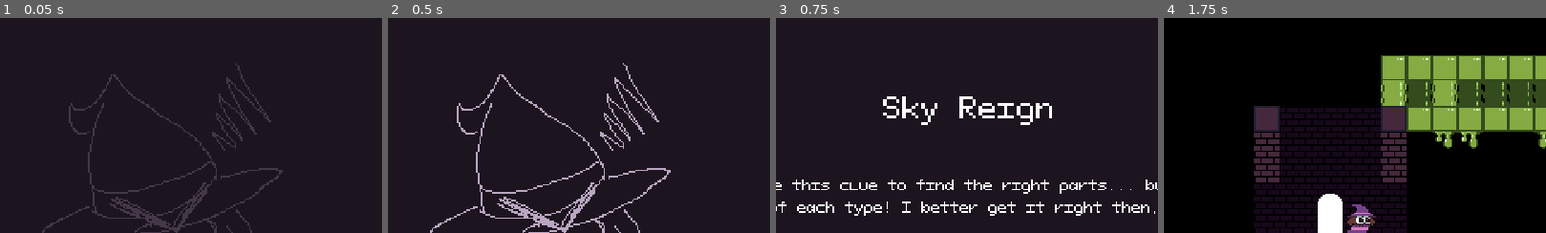
Above: before the commit, frames 1-4 (left to right).
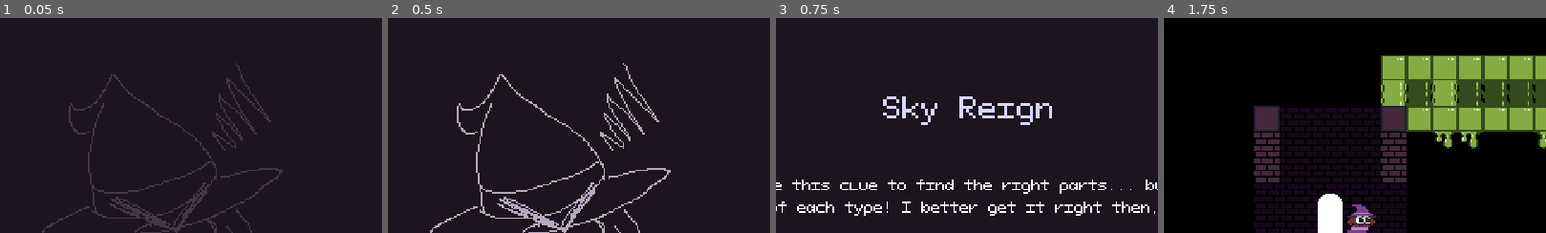
Above: after the commit, the same moments.

Repository: vitimesthree/LD55
Game: Godot game, scene res://screens/opening.tscn
Two runs of this game, one before a commit and one after it. Both use one fixed random seed, a clock stepped at 60 frames per second and the inputs below.
Inputs:
- Up to frame 1 (0.05 s): no input
- Up to frame 2 (0.5 s): no input
- Up to frame 3 (0.75 s): tap Enter at 0.5 s; hold Right (move_right) from 0.53 s (still down); hold Z (jump) from 0.53 s (still down)
- Up to frame 4 (1.75 s): keep holding Right (move_right); tap Space at 1.25 s; release Z (jump) at 1.28 s; tap X (broom) at 1.35 s; tap Z (jump) at 1.52, 1.55 s
The pictures show only the part of the screen within x 25-75%, y 0-50%; the shares and areas given below are measured in that part.

Frames 1-2 are identical in both runs. In frame 3, 1.4% of the frame differs, in the area x 28-73%, y 36-50%; in frame 4, nothing differs.

Commit message:
color tint to clue prompt

Diff:
--- a/global.gd
+++ b/global.gd
@@ -4,6 +4,7 @@
 var clue : String = ''
 var required_demon: String = ''
 var score : int = 0
+var demon_hex = "ffffff"
 
 # Parts stored as mini-arrays [0,1]
 # 0 is the part type (head, body, etc)
--- a/screens/score.gd
+++ b/screens/score.gd
@@ -6,6 +6,7 @@
 # Called when the node enters the scene tree for the first time.
 func _ready():
 	$Clue.text = Global.clue
+	$Clue.set("theme_override_colors/font_color",Color(Global.demon_hex))
 
 	smarts = Global.score
 	$Score.text = str(smarts)
--- a/screens/score.tscn
+++ b/screens/score.tscn
@@ -72,6 +72,7 @@
 vertical_alignment = 1
 
 [node name="Fail" type="Label" parent="."]
+visible = false
 offset_left = 192.0
 offset_top = 127.0
 offset_right = 480.0
--- a/screens/tutorial.gd
+++ b/screens/tutorial.gd
@@ -15,17 +15,22 @@
 		devil:
 			Global.required_demon = "devil"
 			Global.prompt = 0
+			Global.demon_hex = "ff8f8f"
 		bird:
 			Global.required_demon = "bird"
 			Global.prompt = 1
+			Global.demon_hex = "d7d7ff"
 		horror:
 			Global.required_demon = "horror"
 			Global.prompt = 2
+			Global.demon_hex = "ffe8c0"
 		crab:
 			Global.required_demon = "crab"
 			Global.prompt = 3
+			Global.demon_hex = "a6fffa"
 	label.text = str(demon.pick_random())
 	Global.clue = label.text
+	label.set("theme_override_colors/font_color",Color(Global.demon_hex))
 
 # Called every frame. 'delta' is the elapsed time since the previous frame.
 func _process(_delta):
